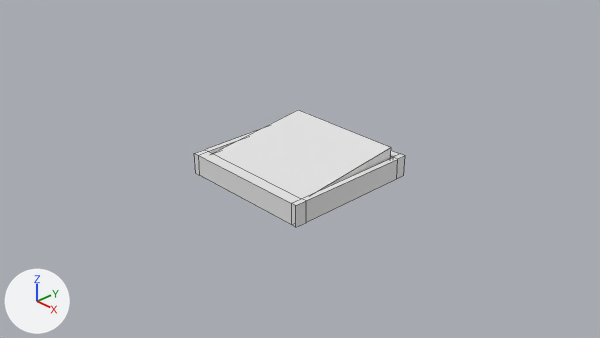
The Blender file HCI/Assets/Blender_FBX/light_switch.blend: old version first, new version second.
The view is the same before and after, from the file's camera 'Camera'. The lights are fixed; the arrows at lower left show +X, +Y and +Z. Mesh edges are drawn as thin lines.
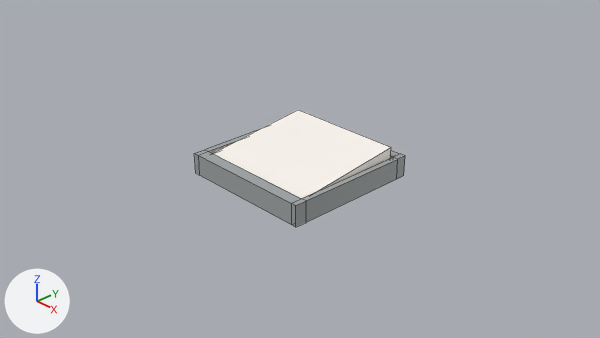
The change in detail:
Material 'Material.002' (mat_material_002) is new.
Its base color is (1.0, 0.952, 0.891) (white #fffaf2).
Material 'Material.003' (mat_material_003) is new.
Its base color is (0.354, 0.376, 0.376) (grey #a1a5a5).
me_cube_003 has 36 vertices, 34 faces and spans x -1.0..1.0, y -1.0..1.0, z -1.0..1.0.
me_cube_003 now uses material mat_material_003 (grey #a1a5a5).
me_plane_004 has 8 vertices, 5 faces and spans x -1.0..1.0, y -1.0..1.0, z 0.0..0.2.
me_plane_004 now uses material mat_material_002 (white #fffaf2).

Changed parts and their boxes [x1, y1, x2, y2] in the pictures (600 x 338 px):
'Plane', recoloured
    both: [213, 110, 391, 198]
'Cube', recoloured
    both: [195, 131, 405, 227]
